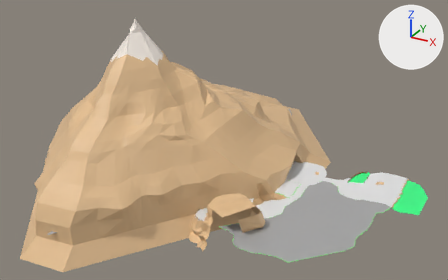
Renders of the Blender file TresFabulasGeniales/Assets/Modelos/Entorno/segundaHistoria/escena2/montaña 1.blend from each side of a commit.
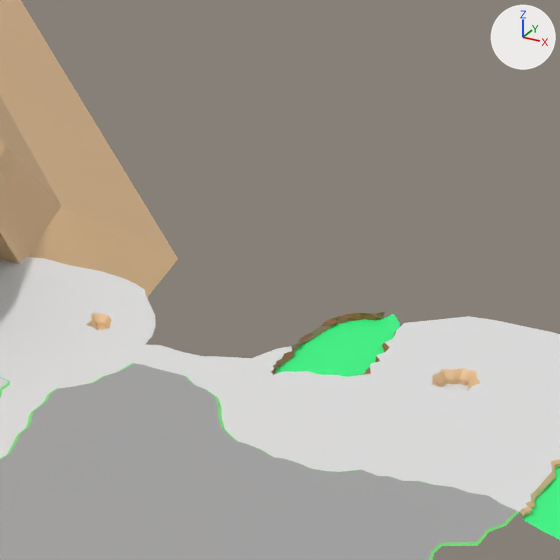
Each version appears first whole from a 50 mm lens placed at (495.0, -658.0, 197.0), pointed at (87.0, 83.0, -174.0), and next in a close-up on the part from 67% to 89% of the width and 42% to 77% of the height. The lights are fixed; the arrows at upper right show +X, +Y and +Z.
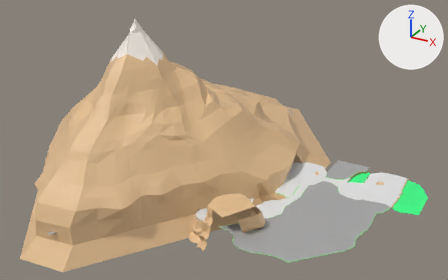
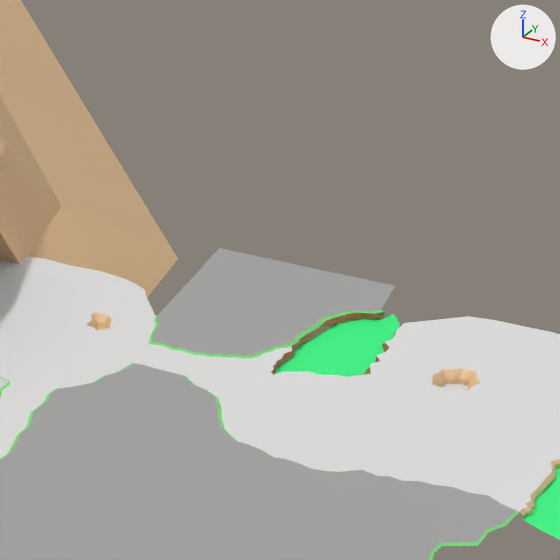
Edits to the bpy script that builds the scene:
```text
Change me_cylinder:
    used by ob_cylinder; location = (0.0, 0.0, 0.0)
    remove me_cylinder.from_pydata(...)  # 7553 vertices, 7130 faces; spans x -232.0..380.0, y -208.0..416.0, z -252.0..16.0
    add me_cylinder.from_pydata(...)  # 8324 vertices, 7874 faces; spans x -232.0..380.0, y -208.0..416.0, z -252.0..16.0
    me_cylinder part 1: 1 vertex moved from x 237.0, y 113.0, z -213.0 to x 238.0, y 114.0, z -213.0; 3 vertices removed from x 247.0..253.0, y 113.0..114.0, z -213.0; 774 vertices added at x 170.0..380.0, y -99.0..176.0, z -216.0..-212.0
```

Pixel boxes [x1, y1, x2, y2] of what changed, in the close-ups (560 x 560 px):
part 1 of me_cylinder, built on
    before: [134, 335, 219, 358]
    after: [0, 248, 560, 560]
